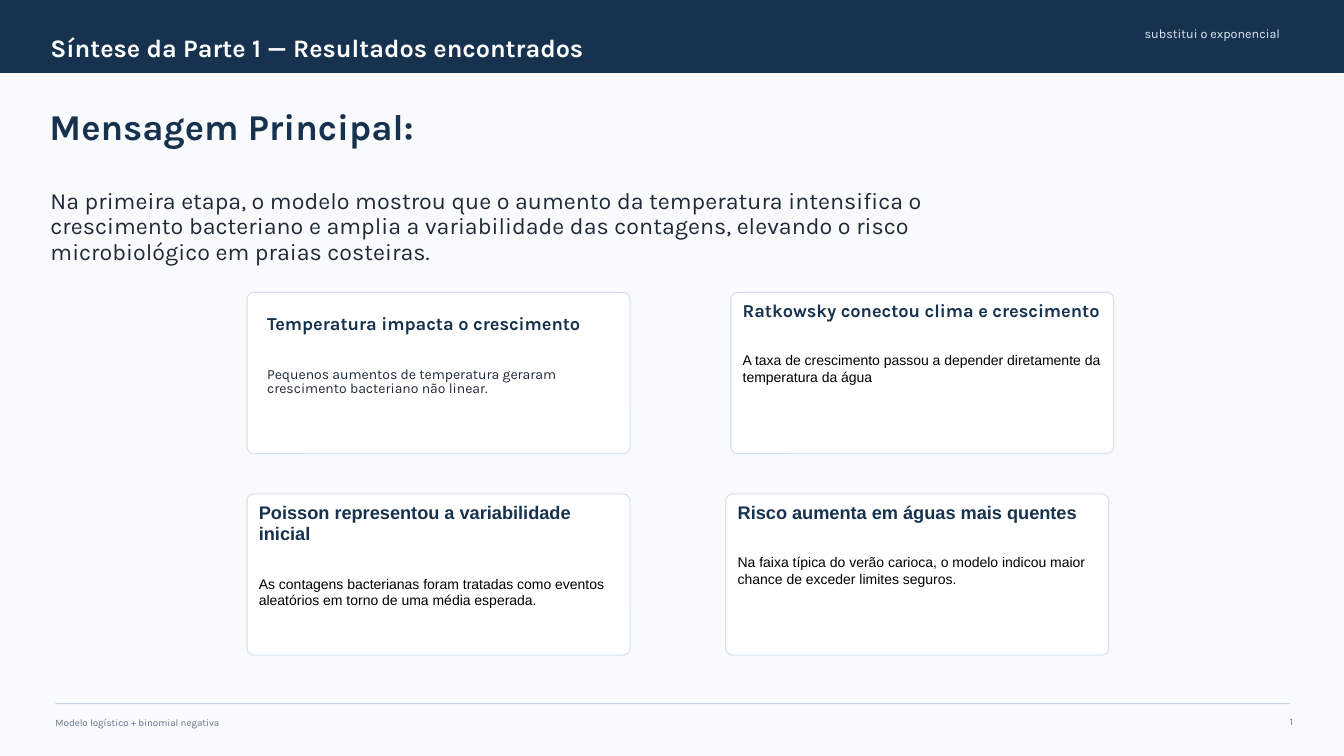
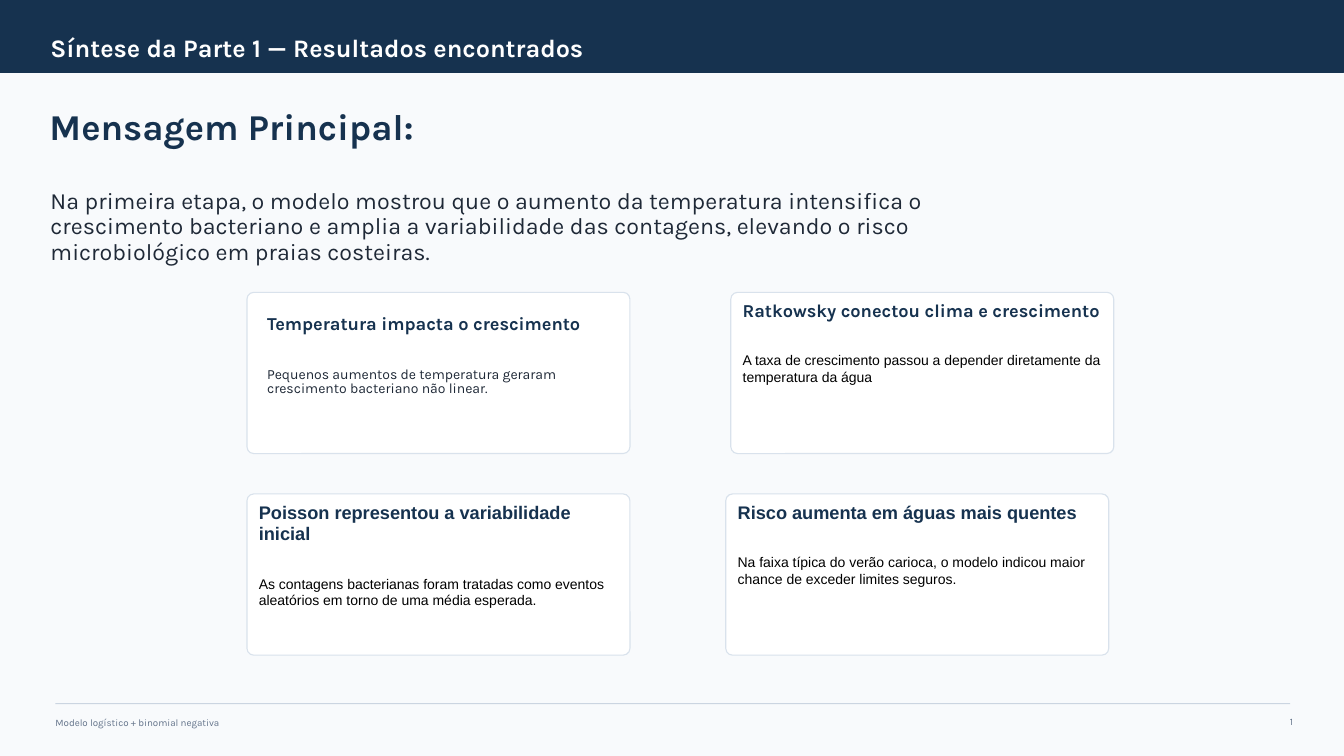
Before and after one commit to BrunoCavalli/trabalho-de-epidemiologia, a slide deck: slide 2 of parte_2_modelo_logistico_binomial_negativa.pptx. Drawn at 1344x756 pixels with LibreOffice and Linux fonts; fonts in the diff are those of the drawing. Boxes give left, top, right and bottom in pixels: in the first picture for what was removed or moved away, otherwise in the second. Text is boxed around its words. In the diff, an @@ line names an element or a change of style, - is before the commit and + after.

```diff
--- a/parte_2_modelo_logistico_binomial_negativa.pptx
+++ b/parte_2_modelo_logistico_binomial_negativa.pptx
@@ text removed at bbox=[1145, 29, 1280, 41] @@
-substitui o exponencial
```
Also in this commit, not shown: 8 other slides changed, 2 slides added, 3 slides removed, 1 other file.
